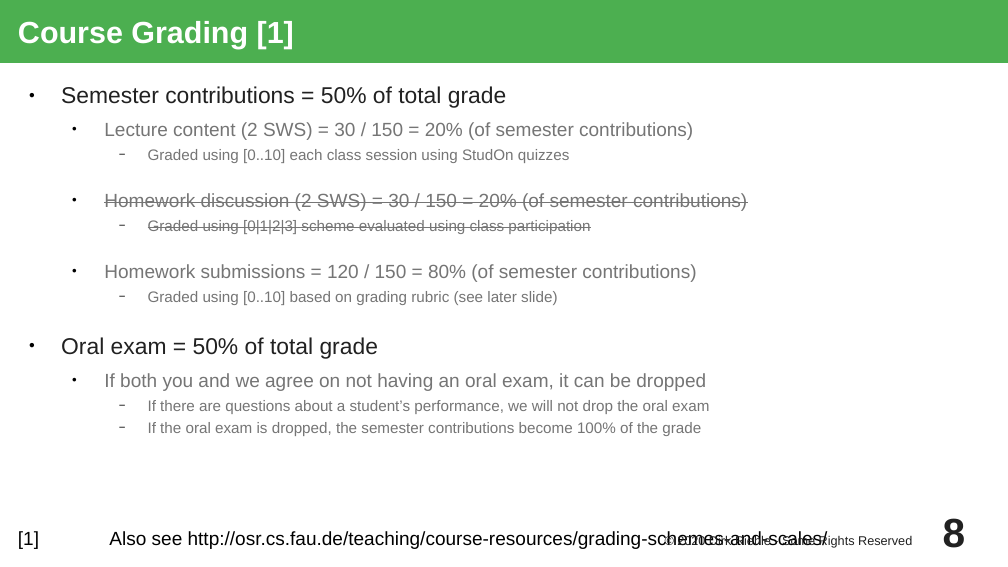
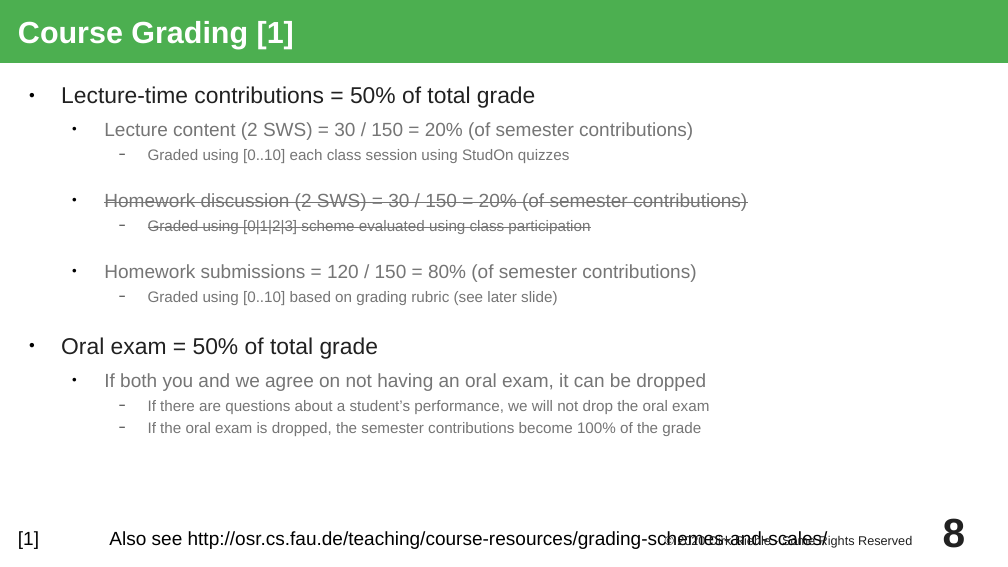
Before and after one commit to dirkriehle/nyt-course, a slide deck: slide 8 of Lecture slides/NYT A01 - Course Introduction.odp. Drawn at 1008x567 pixels with LibreOffice and Linux fonts; fonts in the diff are those of the drawing. Boxes give left, top, right and bottom in pixels: in the first picture for what was removed or moved away, otherwise in the second. Text is boxed around its words. In the diff, an @@ line names an element or a change of style, - is before the commit and + after.

```diff
--- a/Lecture slides/NYT A01 - Course Introduction.odp
+++ b/Lecture slides/NYT A01 - Course Introduction.odp
@@ text at box(61, 86, 535, 108): text changed @@
-● Semester contributions = 50% of total grade
+● Lecture-time contributions = 50% of total grade
```
Also in this commit, not shown: 4 other slides changed, 3 slides removed, 1 other file.
